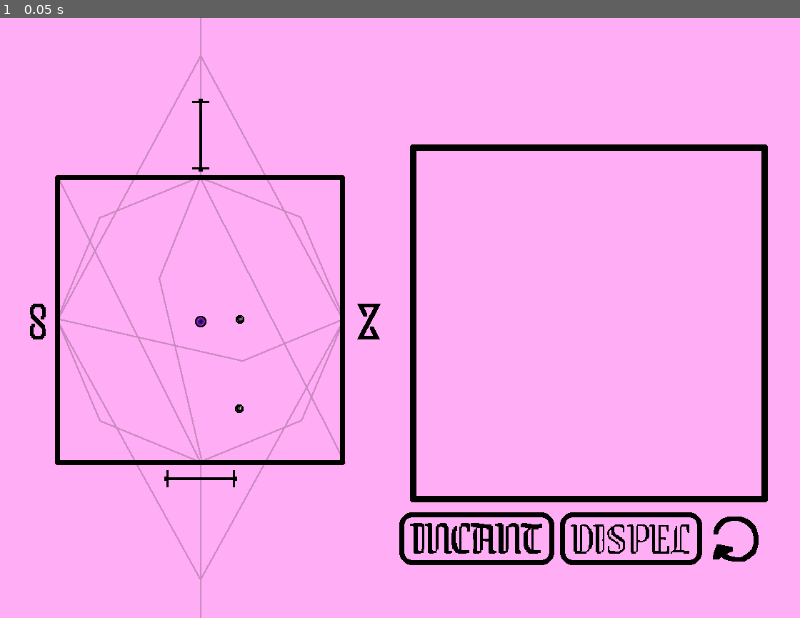
Above: before the commit, frame 1.
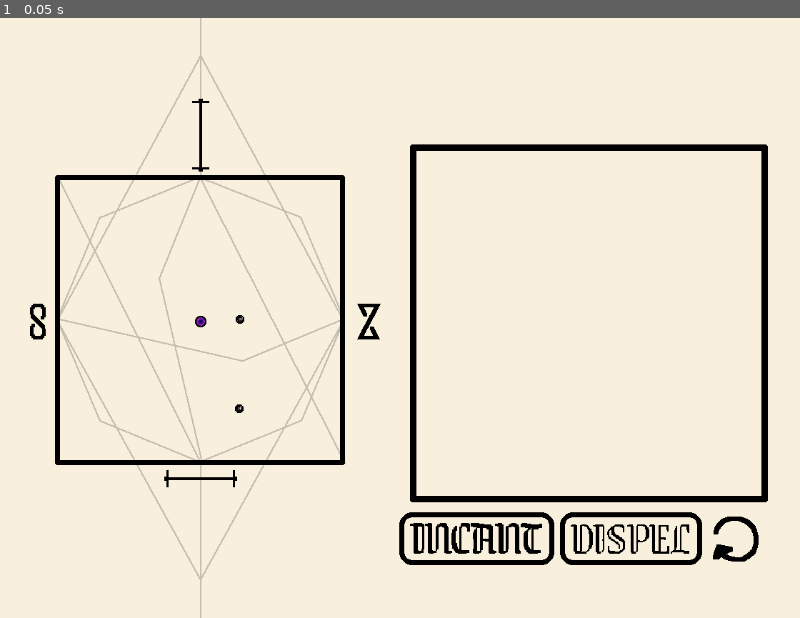
Above: after the commit, the same moment.

Repository: lohchness/Cursebreaker
Game: Godot game, scene res://scenes/level.tscn
The game is run twice, just before and just after one commit, with the same random seed, the same clock (stepped at 60 frames per second) and the same inputs.
Inputs:
- Up to frame 1 (0.05 s): no input

The runs differ from the first frame. In frame 1, 95% of the frame differs, in the area x 0-100%, y 0-100%.

Commit message:
update background color

Diff:
--- a/scenes/level.tscn
+++ b/scenes/level.tscn
@@ -17,7 +17,7 @@
 offset_right = 1135.0
 offset_bottom = 872.0
 mouse_filter = 2
-color = Color(1, 0.678431, 0.956863, 1)
+color = Color(0.972549, 0.937255, 0.866667, 1)
 
 [node name="Whiteboard" parent="." instance=ExtResource("1_u52ul")]
 
